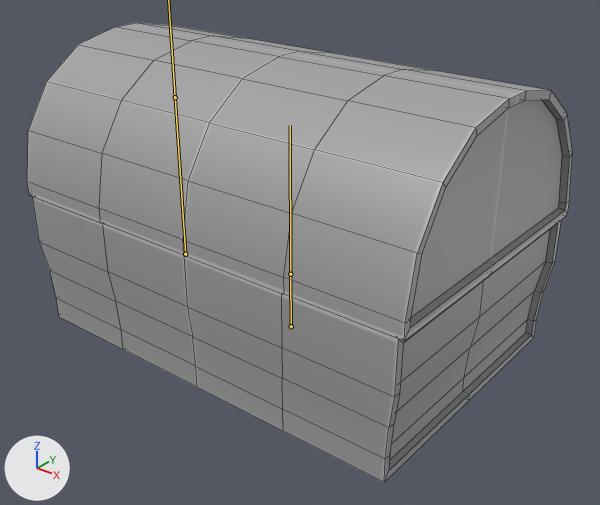
An edit to the FBX model LevelBuildingSidekick/Assets/ISI Lab/ExampleResources/Prototype/Meshes/Proto_Population_Objects/Chest/ChestRigged.fbx, drawn before and after from the same camera.
Before and after are seen from a 50 mm lens placed at (1.377, -1.679, 1.302), pointed at (0.054, -0.025, 0.276). Lighting does not change. The marker at lower left points along +X, +Y and +Z. Both versions are drawn at the pose saved in each file; the numbers are the values there. The bones that bend it are drawn over the model as lines. Mesh edges are drawn as thin lines.

Objects in the first picture: 'Chest'.
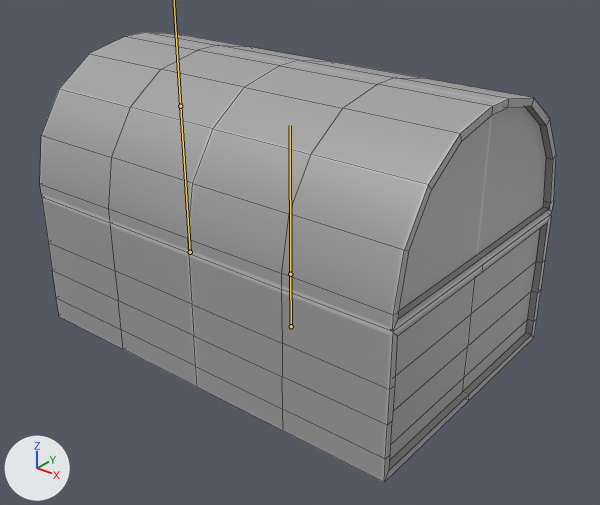
Commit message: chest update

Changed parts and their boxes (x1, y1, x2, y2) in the pictures (600 x 505 px):
```json
{"object": "Chest", "change": "posed", "before": [27, 23, 573, 482], "after": [40, 32, 556, 482]}
{"bone": "Base_02", "before": "(185, 254) to (175, 97)", "after": "(190, 252) to (180, 106)"}
```

Edits to the scene script, one JSON object a line:
```json
{"block": "bone_base", "where": "bone_base = bpy.data.objects['ChestArmature'].pose.bones['Base']  # child of 'Root'"}
{"op": "set", "path": "bone_base.scale", "old": "(1.04, 1.0, 1.04)", "new": "(1.0, 1.0, 1.0)"}
{"block": "bone_base_02", "where": "bone_base_02 = bpy.data.objects['ChestArmature'].pose.bones['Base_02']  # child of 'Base'"}
{"op": "set", "path": "bone_base_02.scale", "old": "(1.02, 1.06, 1.0)", "new": "(1.0, 1.0, 1.0)"}
```
